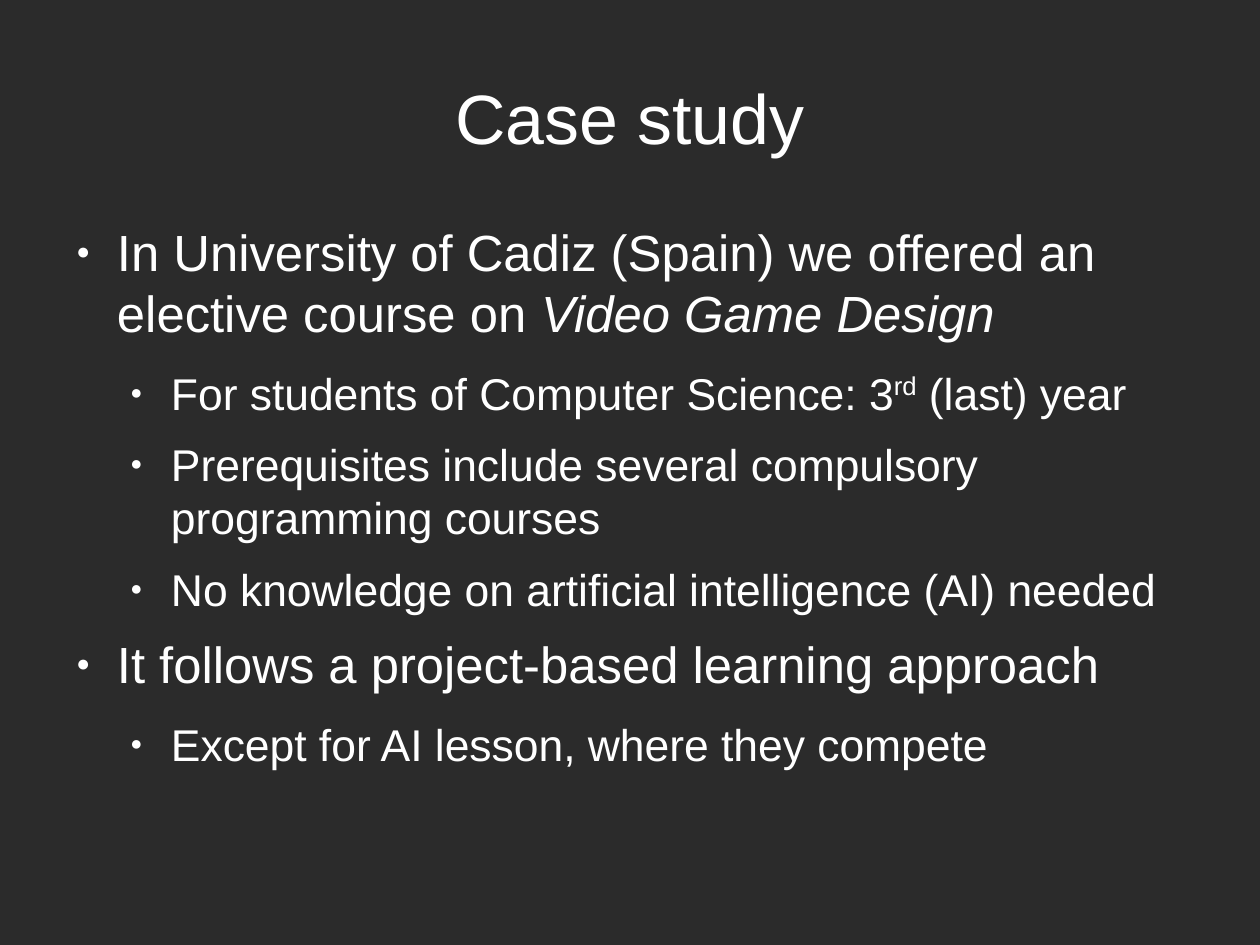
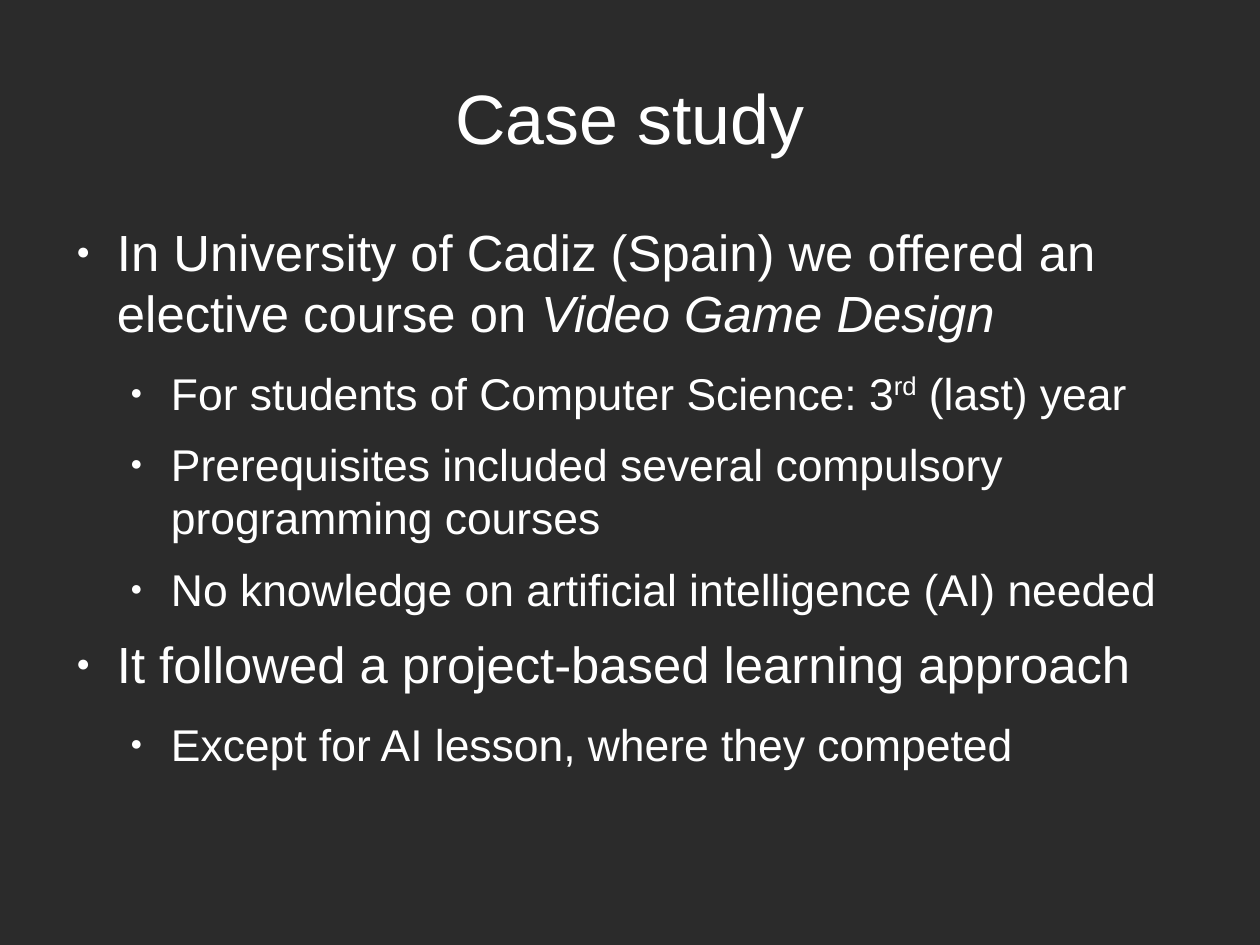
Before and after one commit to rompehielos013013013/gsiege, a slide deck: slide 10 of presentacion/Brunel2014/assessingCompetitions.odp. Drawn at 1260x945 pixels with LibreOffice and Linux fonts; fonts in the diff are those of the drawing; background and template pictures are left out; a plain dark background stands for a picture behind light text. Boxes give left, top, right and bottom in pixels: in the first picture for what was removed or moved away, otherwise in the second. Text is boxed around its words. In the diff, an @@ line names an element or a change of style, - is before the commit and + after.

```diff
--- a/presentacion/Brunel2014/assessingCompetitions.odp
+++ b/presentacion/Brunel2014/assessingCompetitions.odp
@@ text at (x1=171, y1=448, x2=1003, y2=544): text changed @@
-  ● Prerequisites include several compulsory programming courses
+  ● Prerequisites included several compulsory programming courses
@@ text at (x1=117, y1=646, x2=1130, y2=770): text changed @@
-● It follows a project-based learning approach
-  ● Except for AI lesson, where they compete
+● It followed a project-based learning approach
+  ● Except for AI lesson, where they competed
```
Also in this commit, not shown: 7 other slides changed, 1 slide added, 3 slides removed.
